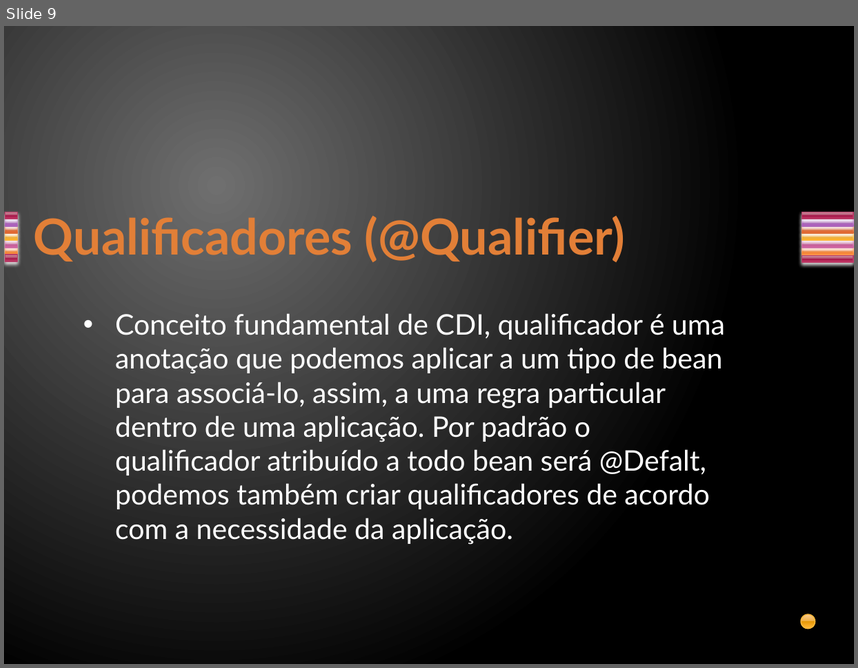
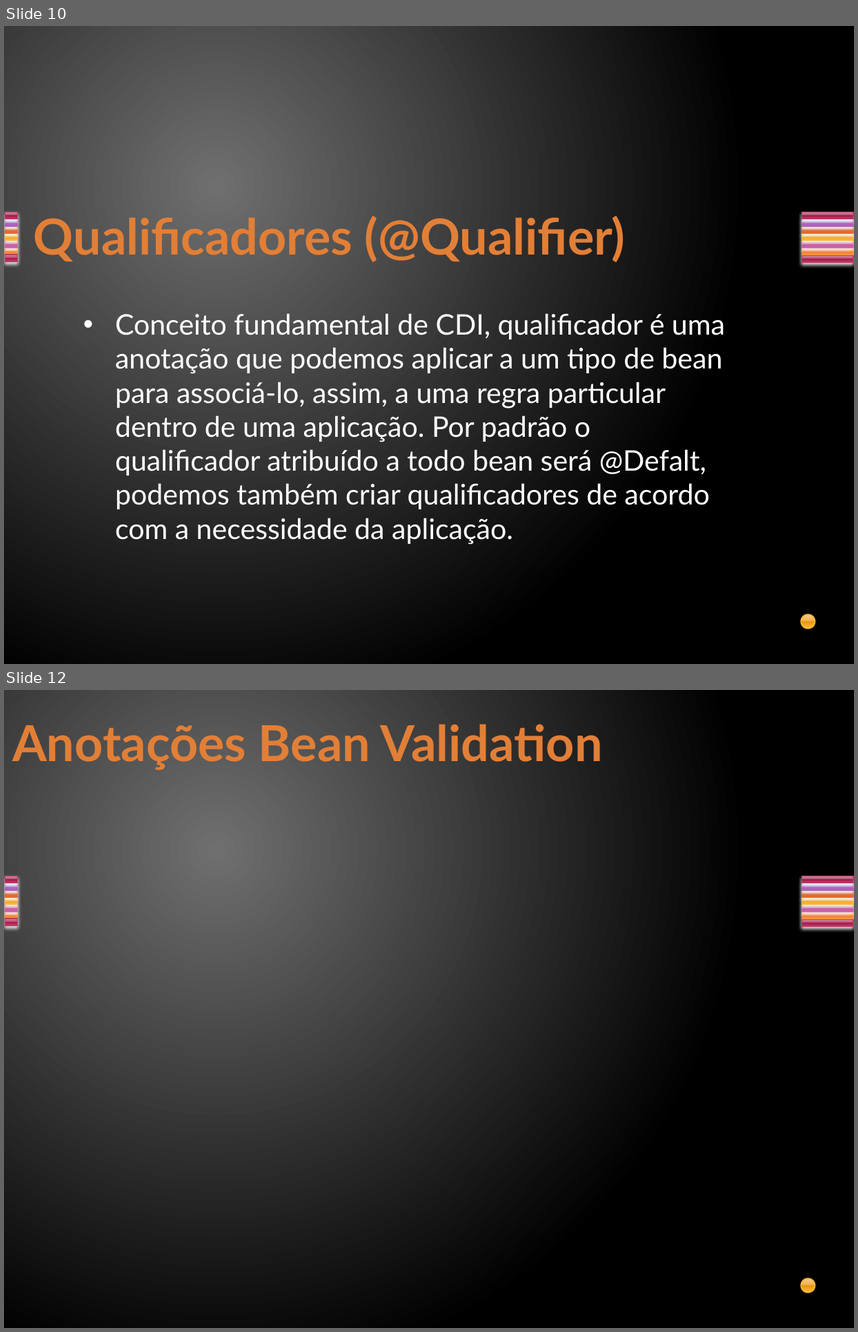
Before and after one commit to davirj9/javaAvancado, a slide deck: AulasAvancado/src/main/resources/br/com/3- CDI/CDI.pptx. Shown one above the other, each under a label of ours: slide 9 before the commit, slides 10 and 12 after it; the slides between them are not shown. The pictures are 858x668 and 858x1332 pixels, drawn with LibreOffice and Linux fonts; fonts in the diff are those of the drawing; background and template pictures are left out. Boxes give left, top, right and bottom in pixels: in the first picture for what was removed or moved away, otherwise in the second. Text is boxed around its words. In the diff, an @@ line names an element or a change of style, - is before the commit and + after.

```diff
--- a/AulasAvancado/src/main/resources/br/com/3- CDI/CDI.pptx
+++ b/AulasAvancado/src/main/resources/br/com/3- CDI/CDI.pptx
@@ slide 12 added at (x1=4, y1=690, x2=854, y2=1328), background picture (left out); not listed: 15 template elements that a slide beside it also shows @@
@@ title added at (x1=12, y1=724, x2=603, y2=770), 42 pt, text gradient #E38037 to #FA8D3D, bold @@
+Anotações Bean Validation
@@ what was slide 9 is now slide 10 @@
```
Also in this commit, not shown: 1 slide changed, 2 other slides added, 3 other files.
